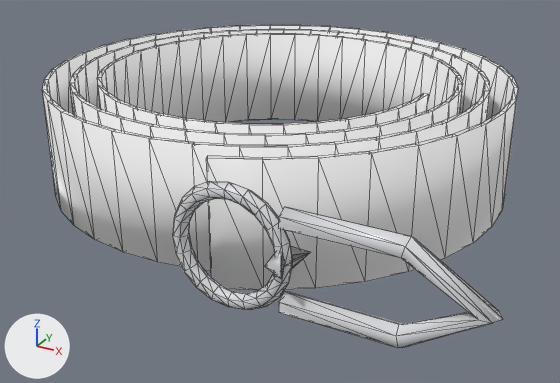
The glTF model public/models/sku/048-v1.glb: old version first, new version second.
Rendered twice from a 50 mm lens placed at (0.0622, -0.1189, 0.0475), pointed at (-0.0002, -0.0053, -0.0093). Lighting does not change. The marker at lower left points along +X, +Y and +Z. The first picture is the older version. Mesh edges are drawn as thin lines. Vertices at exactly the same position are counted once.

In view in the first picture: 'Lanyard048'.
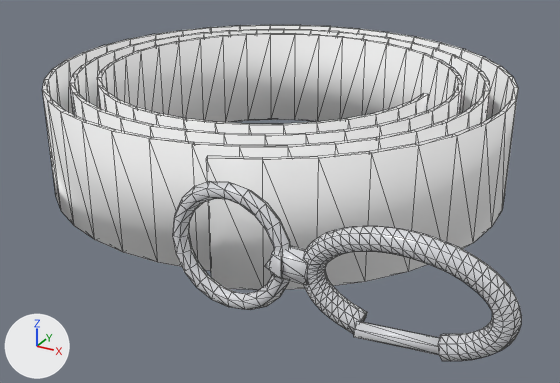
The newer file is also turned or shifted as a whole; pictures and numbers use the older file's frame.

What differs and where, as boxes (x1, y1, x2, y2) in the pictures (560 x 383 px; the box of a moved part takes in the faces that stretch with it):
'Lanyard048', reshaped
    before: (42, 25, 518, 348)
    after: (42, 25, 522, 361)
part 1 of me_lanyard048, added
    after: (303, 226, 522, 361)
part 2 of me_lanyard048, moved or reshaped
    before: (279, 207, 503, 348)
    after: (269, 245, 439, 355)

Diff of the bpy script that builds the scene:
```diff
--- a/public/models/sku/048-v1.glb.py
+++ b/public/models/sku/048-v1.glb.py
@@ me_lanyard048 @@
 # used by ob_lanyard048; location = (0.0, 0.0, 0.0)
-me_lanyard048.from_pydata(...)  # 788 vertices, 1572 faces; spans x -0.0486..0.0486, y -0.0468..0.0468, z -0.01..0.01
+me_lanyard048.from_pydata(...)  # 1568 vertices, 3116 faces; spans x -0.0486..0.0506, y -0.0468..0.0468, z -0.01..0.01
+# me_lanyard048 part 1: a new loose piece of 392 vertices spanning x 0.0234..0.0506, y -0.0444..-0.0412, z -0.0074..0.0081, in mat_karabiner_metall (light grey #dddee2)
+# me_lanyard048 part 2
+# 23 vertices are removed from x 0.021..0.0486, y -0.0442..-0.0415, z -0.0068..0.0076
+# 54 faces are deleted
+# 7 vertices move from x 0.021..0.0374, y -0.0442..-0.0415, z -0.0076..-0.0044 to x 0.02..0.025, y -0.045..-0.0406, z -0.0022..0.0016
+# 28 vertices are added at x 0.02..0.0424, y -0.0453..-0.0419, z -0.007..0.0022
+# 5 new vertices lie (0.005, 0.0, 0.0) away from vertices in x 0.021..0.0374, y -0.0442..-0.0415, z -0.0076..-0.0044
+# 66 new faces join them, mat_karabiner_metall (light grey #dddee2)
+# other edits to the shape of me_lanyard048 do not show in these pictures
 me_lanyard048.materials.append(mat_polyester_weiß)
```
